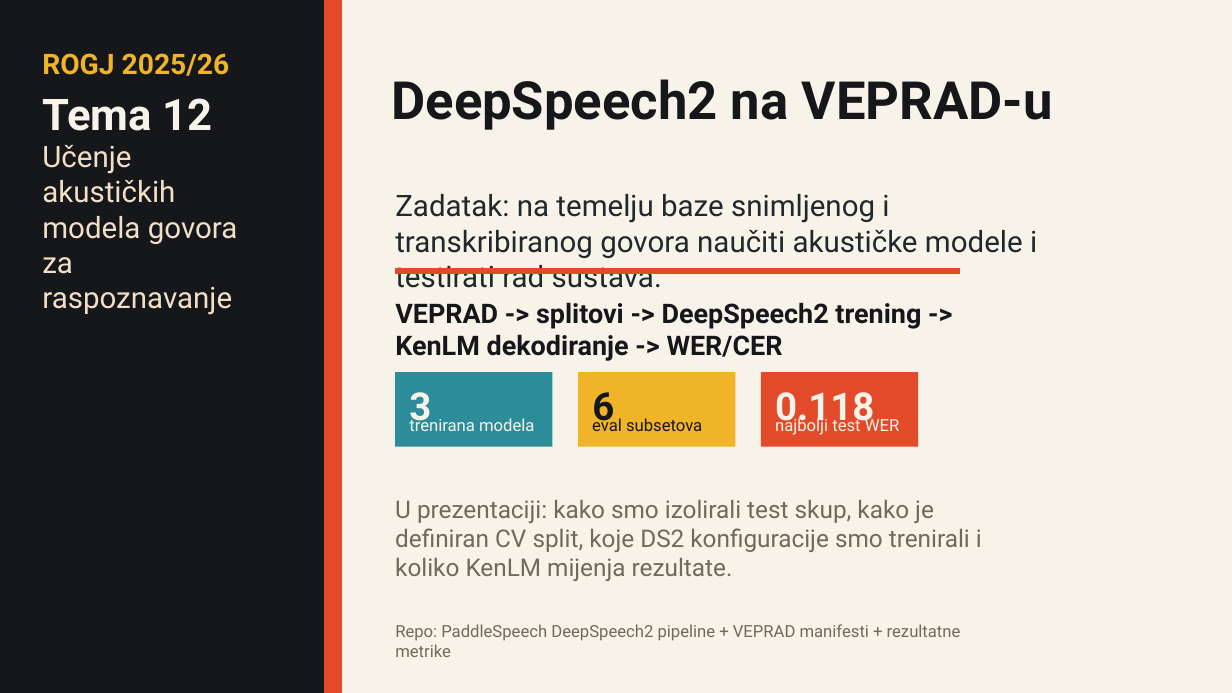
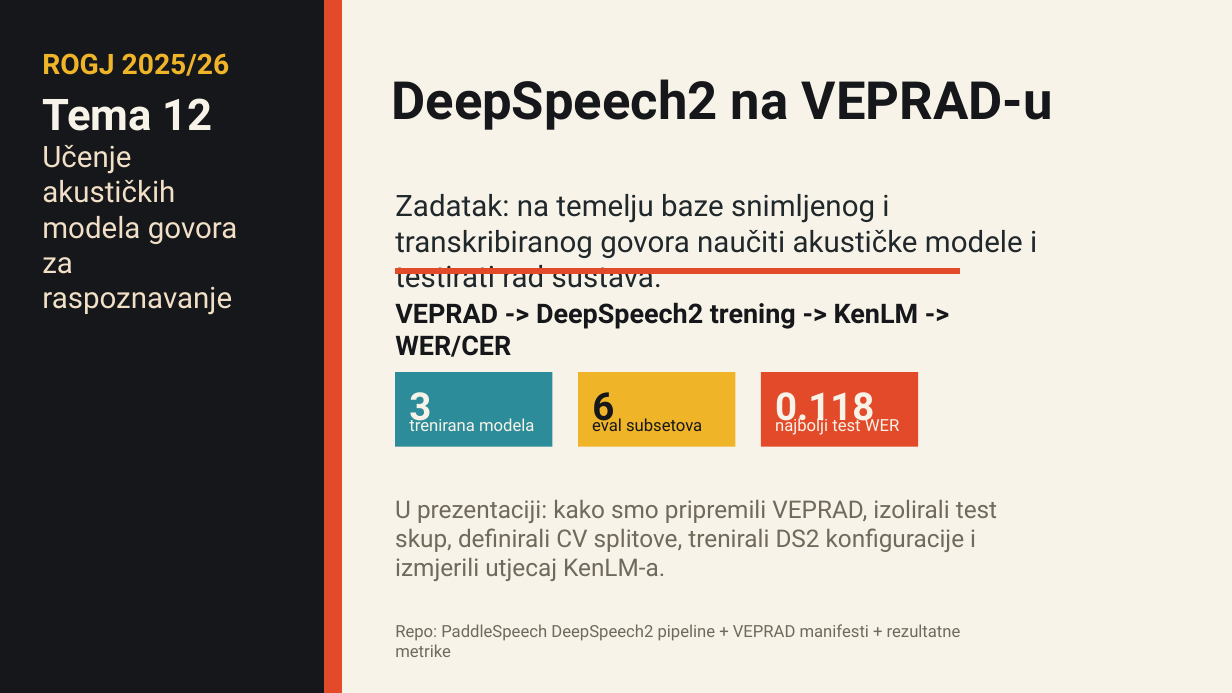
Before and after one commit to lukaIvanic/paddle_deepspeech2_clean, a slide deck: slide 1 of presentation/ROGJ_Deepspeech2_topic_presentation.pptx. Drawn at 1232x693 pixels with LibreOffice and Linux fonts; fonts in the diff are those of the drawing. Boxes give left, top, right and bottom in pixels: in the first picture for what was removed or moved away, otherwise in the second. Text is boxed around its words. In the diff, an @@ line names an element or a change of style, - is before the commit and + after.

Commit message:
Center VEPRAD in presentation narrative

```diff
--- a/presentation/ROGJ_Deepspeech2_topic_presentation.pptx
+++ b/presentation/ROGJ_Deepspeech2_topic_presentation.pptx
@@ text at (395, 302, 919, 357): text changed @@
-VEPRAD -> splitovi -> DeepSpeech2 trening -> KenLM dekodiranje -> WER/CER
+VEPRAD -> DeepSpeech2 trening -> KenLM -> WER/CER
@@ text at (395, 500, 997, 581): text changed @@
-U prezentaciji: kako smo izolirali test skup, kako je definiran CV split, koje DS2 konfiguracije smo trenirali i koliko KenLM mijenja rezultate.
+U prezentaciji: kako smo pripremili VEPRAD, izolirali test skup, definirali CV splitove, trenirali DS2 konfiguracije i izmjerili utjecaj KenLM-a.
```
Also in this commit, not shown: 6 other slides changed, 1 other file.
